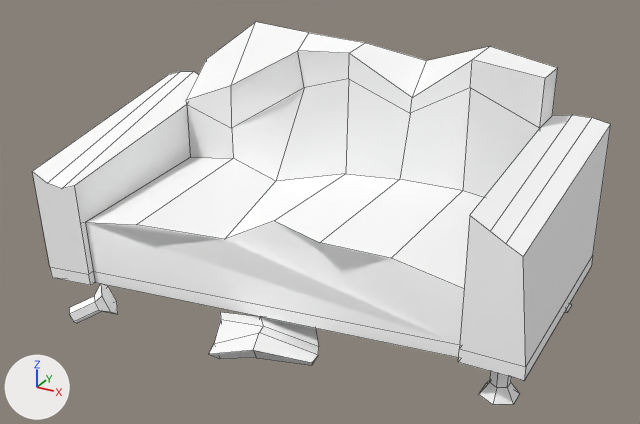
Two versions of the Blender file GGJ2019/Blends/sofa1.blend, one commit apart.
Camera for both pictures: a 50 mm lens placed at (4.09, -7.57, 4.63), pointed at (0.2, -0.51, 1.1). Arrows for +X, +Y and +Z are at lower left; the lights stay in place. Mesh edges are drawn as thin lines.

The scene before the commit, as lines of its bpy script (objects in view):
```python
me_cube_013 = bpy.data.meshes.new('Cube.013')
me_cube_013.from_pydata(...)  # 159 vertices, 127 faces; spans x -2.78..2.6, y -0.03..2.58, z -1.04..2.2
me_cube_013.materials.append(mat_mainmaterial)  # white #ffffff
ob_sofa_1 = bpy.data.objects.new('Sofa.1', me_cube_013)
ob_sofa_1.location = (0.0, 0.0, 0.0)
ob_sofa_1.rotation_euler = (1.571, 0.0, 0.0)  # degrees (90, 0, 0)
```
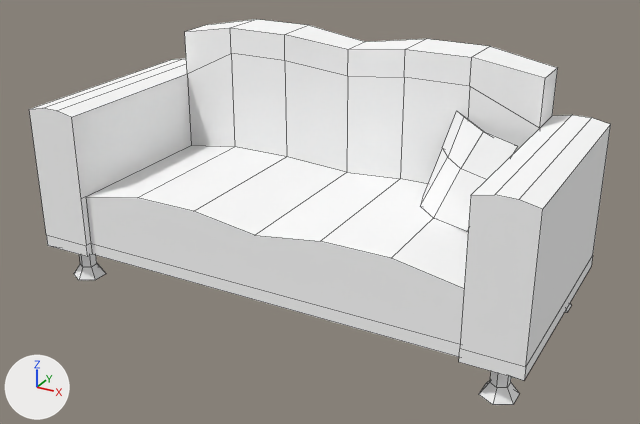
Pixel boxes (x1, y1, x2, y2) of what changed, in the pictures (640 x 424 px; the box of a moved part takes in the faces that stretch with it):
'Sofa.1', reshaped
    before: (32, 22, 611, 405)
    after: (29, 19, 611, 405)
part 1 of me_cube_013, moved or reshaped
    before: (69, 284, 118, 323)
    after: (74, 254, 106, 280)
part 2 of me_cube_013, moved or reshaped
    before: (32, 22, 541, 365)
    after: (29, 19, 541, 357)
part 3 of me_cube_013, moved or reshaped
    before: (459, 115, 611, 367)
    after: (460, 115, 611, 367)

The change in detail:
me_cube_013 is used by ob_sofa_1; location (0.0, 0.0, 0.0); rotation (1.571, 0.0, 0.0), in degrees (90, 0, 0).
me_cube_013 had 159 vertices, 127 faces and spanned x -2.78..2.6, y -0.03..2.58, z -1.04..2.2.
me_cube_013 now has 159 vertices, 127 faces and spans x -2.7..2.6, y 0.01..2.58, z -0.98..1.36.
me_cube_013 part 1: the loose piece of 18 vertices spanning x -1.94..-1.46, y -0.03..0.38, z 1.55..1.97 is multiplied about its middle by the matrix ((0.487, 0.179, 0.855), (-0.75, -0.416, 0.515), (0.447, -0.892, -0.068)), then moved by (-0.72, -0.01, -0.7).
me_cube_013 part 2: 61 of 159 vertices moved; they spanned x -2.78..1.33, y -0.03..2.56, z -1.04..2.2 and now span x -2.7..1.99, y 0.42..2.58, z -0.98..1.36; mean shift (0.39, 0.64, -0.45); largest move (0.02, 0.35, 2.2) -> (1.22, 2.03, -0.45).
Part 3, on me_cube_013:
Vertex 5 of me_cube_013 moves from (2.43, 1.43, 1.16) at pixel (523, 256) to (2.6, 1.96, 1.36) at pixel (542, 209).
Vertex 10 of me_cube_013 moves from (2.0, 1.76, 1.29) at pixel (469, 215) to (2.03, 1.96, 1.36) at pixel (470, 195).
Vertex 49 of me_cube_013 moves from (2.29, 1.52, 1.18) at pixel (505, 243) to (2.41, 2.0, 1.36) at pixel (518, 199).
Vertex 50 of me_cube_013 moves from (2.16, 1.62, 1.22) at pixel (490, 231) to (2.22, 2.0, 1.36) at pixel (494, 194).
